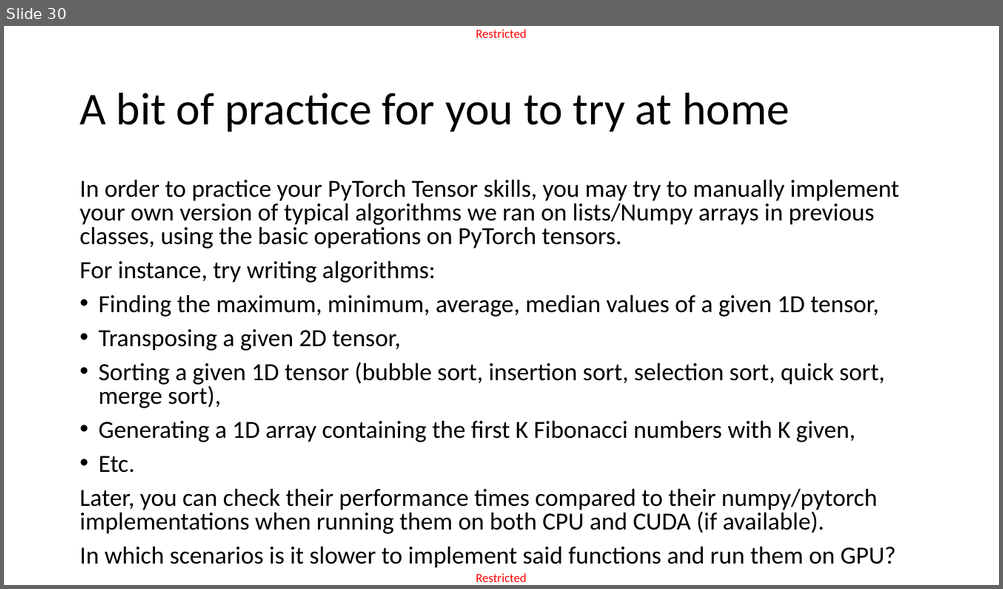
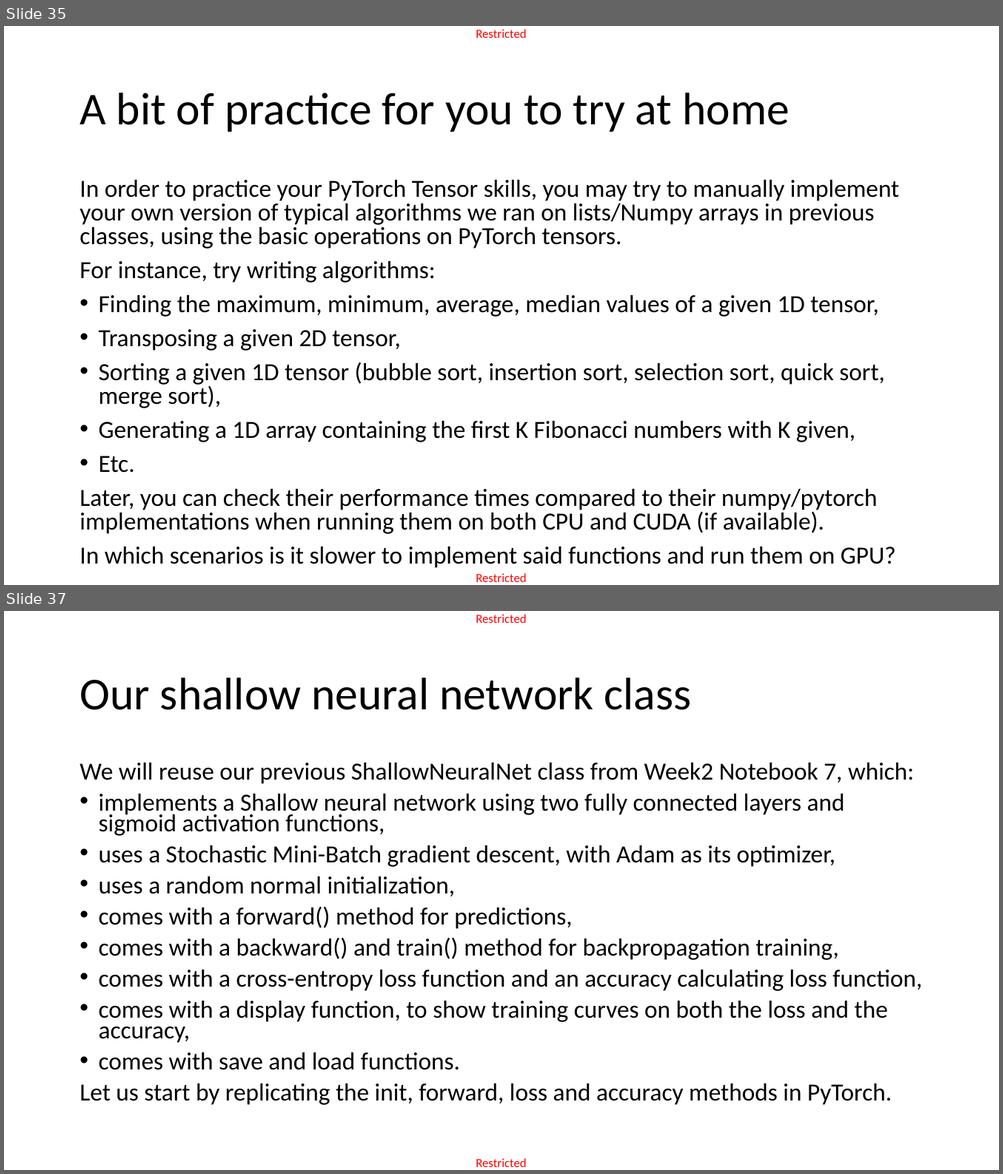
Before and after one commit to matthieudemari/SUTD_DL_50_039, a slide deck: W3/0. All/W3.pptx. Shown one above the other, each under a label of ours: slide 30 before the commit, slides 35 and 37 after it; the slides between them are not shown. The pictures are 1003x589 and 1003x1174 pixels, drawn with LibreOffice and Linux fonts; fonts in the diff are those of the drawing. Boxes give left, top, right and bottom in pixels: in the first picture for what was removed or moved away, otherwise in the second. Text is boxed around its words. In the diff, an @@ line names an element or a change of style, - is before the commit and + after.

Commit message:
Done with W3S1 slides.

```diff
--- a/W3/0. All/W3.pptx
+++ b/W3/0. All/W3.pptx
@@ slide 37 added at box(4, 611, 999, 1170), background #FFFFFF; not listed: 2 template elements that a slide beside it also shows @@
@@ title added at box(79, 678, 691, 710), 44 pt, text #000000 @@
+Our shallow neural network class
@@ text added at box(79, 763, 922, 1105), 23.8 pt, text #000000 @@
+We will reuse our previous ShallowNeuralNet class from Week2 Notebook 7, which:
+• implements a Shallow neural network using two fully connected layers and sigmoid activation functions,
+• uses a Stochastic Mini-Batch gradient descent, with Adam as its optimizer,
+• uses a random normal initialization,
+• comes with a forward() method for predictions,
+• comes with a backward() and train() method for backpropagation training,
+• comes with a cross-entropy loss function and an accuracy calculating loss function,
+• comes with a display function, to show training curves on both the loss and the accuracy,
+• comes with save and load functions.
+Let us start by replicating the init, forward, loss and accuracy methods in PyTorch.
@@ what was slide 30 is now slide 35 @@
```
Also in this commit, not shown: 14 other slides added, 3 slides removed, 1 other file.
